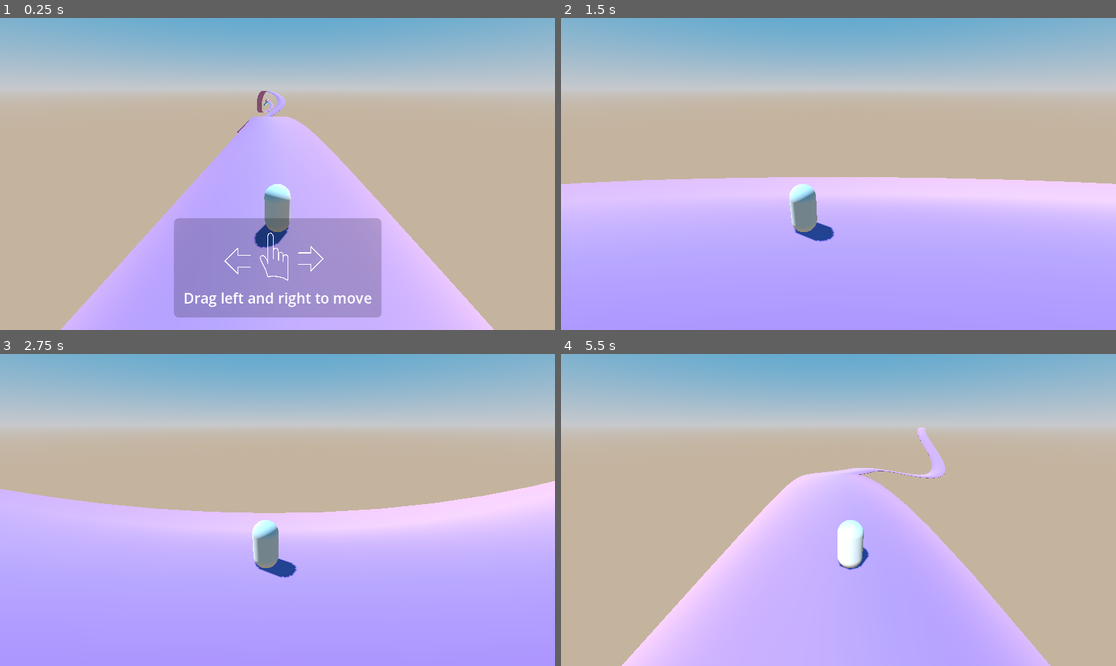
Above: before the commit, frames 1-4 (two rows, left to right).
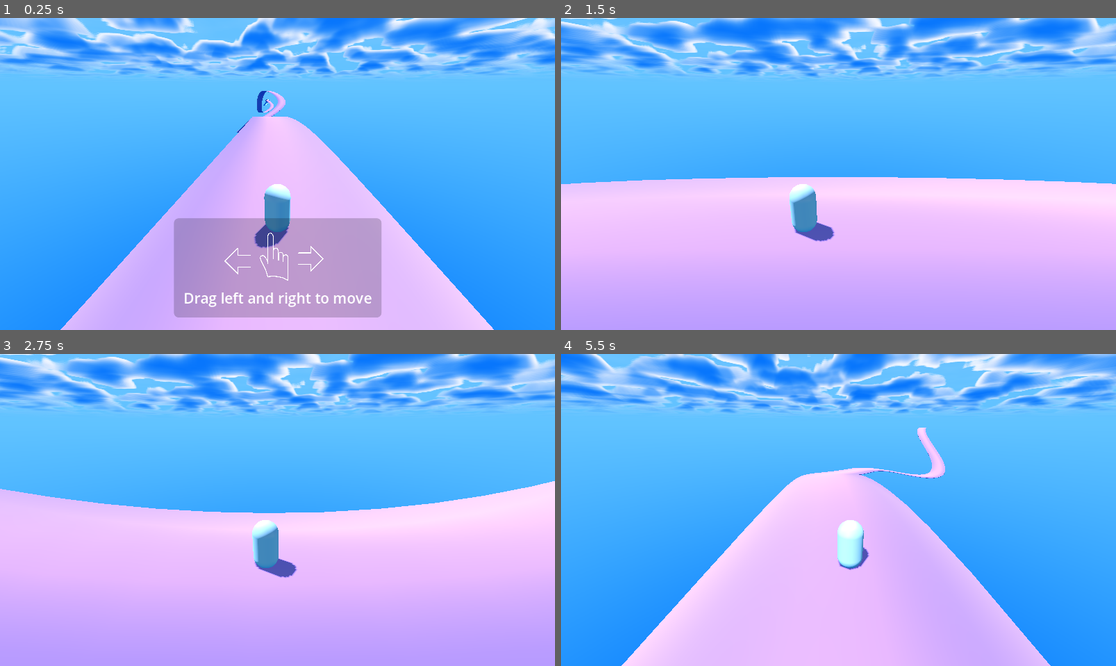
Above: after the commit, the same moments.

Repository: ludovancy/endless-roller
Game: Godot game, scene res://world.tscn
Same seed, same stepped clock (60 frames per second), same inputs: the game is played once before the commit and once after it.
Inputs (mouse positions are in pixels of both pictures, inside the frame that each line leads up to):
- Up to frame 1 (0.25 s): no input
- Up to frame 2 (1.5 s): tap Enter at 0.5 s; move the mouse to (960, 158) at 0.52 s; hold Right (ui_right) 0.53-1.25 s; click (960, 158) at 0.67 s; tap Space at 1.25 s; drag from (727, 189) to (810, 236) at 1.27 s
- Up to frame 3 (2.75 s): move the mouse to (333, 441) at 2.02 s; hold Right (ui_right) from 2.03 s (still down)
- Up to frame 4 (5.5 s): release Right (ui_right) at 2.75 s; drag from (810, 572) to (672, 463) at 2.77 s; move the mouse to (1005, 556) at 3.52 s; hold Left (ui_left) 3.53-4.25 s; drag from (672, 463) to (755, 432) at 4.27 s; move the mouse to (866, 510) at 5.02 s; hold Down (ui_down) from 5.03 s (still down); click (866, 510) at 5.17 s

The runs differ from the first frame. In frame 1, 84% of the frame differs, in the area x 0-100%, y 0-100%; in frame 2, 82%; in frame 3, 79%; in frame 4, 87%.

Commit message:
Adjust and implement shader

Diff:
--- a/res/skyshader.gdshader
+++ b/res/skyshader.gdshader
@@ -1,5 +1,4 @@
 shader_type sky;
-render_mode use_half_res_pass;
 
 group_uniforms clouds;
 
@@ -46,10 +45,10 @@
 
 float rand(float n){return fract(sin(n) * 43758.5453123);}
 
-// Voronoi method credit:
-// The MIT License
-// Copyright © 2013 Inigo Quilez
-// https://www.shadertoy.com/view/ldl3Dl
+// // Voronoi method credit:
+// // The MIT License
+// // Copyright © 2013 Inigo Quilez
+// // https://www.shadertoy.com/view/ldl3Dl
 
 vec3 hash( vec3 x ){
 	x = vec3( dot(x,vec3(127.1,311.7, 74.7)),
@@ -91,8 +90,8 @@
 }
 
 float cloud_density(vec3 p, float progress){
-	float t_o = TIME * 0.001;
-	float t_o_small = TIME * -0.005;
+	float t_o = 0.0;
+	float t_o_small = 0.0;
 	float noise = texture(cloud_noise_sampler, p.xy * 4.0 + t_o_small).x * 0.1 + 0.9;
 	float clouds_shape = texture(cloud_shape_sampler, (p.xy + t_o) * clouds_scale).x;
 	float height_curve = texture(cloud_curves, vec2(progress, 0.0)).x;
@@ -132,42 +131,6 @@
 	return vec2(density, light / float(shadow_sample * clouds_samples));
 }
 
-vec3 random_direction(float seed){
-	float phi = rand(seed) * PI;
-	float costheta = rand(seed + 100.0) * 2.0 - 1.0;
-	float theta = acos(costheta);
-	return vec3( sin(theta) * cos(phi), (theta) * sin(phi), cos(theta) );
-}
-
-float get_shooting_star(vec3 eyedir){
-	float shooting_star = 0.0;
-	for(int i = 0; i < 4; i++){
-		float base_rand = rand(float(i));
-		float time = TIME + base_rand * 2.0;
-		float duration = 0.5 + base_rand;
-		float seed = floor(time / duration) * duration + base_rand;
-		float progress = mod(time, duration) / duration;
-		float rand_value = rand(seed + 100.0);
-		float rand_scale = base_rand * 10.0;
-		float a = rand_value * 0.8;
-		mat3 angle = mat3(vec3(cos(a), -sin(a), 0.0), vec3(sin(a), cos(a), 0.0), vec3(0.0, 0.0, 1.0));
-		vec3 shooting_dir = direction_to_matrix(random_direction(seed)) * angle * eyedir;
-		vec2 shooting_uv = ((shooting_dir.xy + vec2(0.0, progress * 0.4)) * (8.0 + rand_scale)) + vec2(0.5);
-
-		float shooting_mask = ceil(
-			clamp(shooting_uv.x * (1.0 - shooting_uv.x), 0.0, 1.0) *
-			clamp(shooting_uv.y * (1.0 - shooting_uv.y), 0.0, 1.0)
-			) * ceil(shooting_dir.z);
-
-		shooting_star = clamp(
-			shooting_star + texture(shooting_star_sampler, shooting_uv).x
-			* sin(progress * PI)
-			* shooting_mask * rand_value,
-		0.0, 1.0);
-	}
-	return clamp(shooting_star, 0.0, 1.0);
-}
-
 void sky() {
 
 	float horizon_mask = abs(EYEDIR.y);
@@ -187,19 +150,6 @@
 	vec3 sunset_color = sun_scatter * (1.0 - horizon_mask);
 	vec3 sky_color = clamp(sky_gradient + sunset_color, 0.0, 1.0);
 
-	// Stars
-
-	if(stars_intensity > 0.0){
-		vec2 stars = voronoi(EYEDIR * 25.0).xz;
-		sky_color += smoothstep(0.025 + ((1.0 + sin(TIME + stars.y)) / 2.0) * 0.05, 0.0, stars.x) * stars_intensity;
-	}
-
-	// Add shooting stars
-
-	if(shooting_stars_intensity > 0.0){
-		sky_color += get_shooting_star(EYEDIR) * shooting_stars_intensity * shooting_star_tint;
-	}
-
 	// Add astro
 
 	sky_color = mix(sky_color, astro_color.rgb * astro_intensity * astro_tint, astro_color.a * astro_mask * bottom_mask);
@@ -207,20 +157,18 @@
 	// Add high clouds
 
 	if(high_clouds_density > 0.0){
-		vec2 high_clouds_uv = (EYEDIR.xz / clamp(EYEDIR.y, 0.0, 1.0)) * 0.25 + TIME * 0.001;
+		vec2 high_clouds_uv = (EYEDIR.xz / clamp(EYEDIR.y, 0.0, 1.0)) * 0.25;
 		float high_clouds_mask = texture(high_clouds_sampler, high_clouds_uv).x;
 		sky_color = mix(sky_color, clouds_light_color, smoothstep(0.0, 1.0, high_clouds_mask) * horizon_mask * bottom_mask * high_clouds_density);
 	}
 
-	// clouds
-	if (AT_HALF_RES_PASS) {
-		vec3 clouds_direction = vec3(EYEDIR.xz / clamp(EYEDIR.y, 0.0, 1.0), 1.0);
-		vec2 clouds = EYEDIR.y > 0.0 ? cloud_ray_march(clouds_direction, LIGHT0_DIRECTION) : vec2(0.0);
+	// // clouds
+	vec3 clouds_direction = vec3(EYEDIR.xz / clamp(EYEDIR.y, 0.0, 1.0), 1.0);
+	vec2 clouds = EYEDIR.y > 0.0 ? cloud_ray_march(clouds_direction, LIGHT0_DIRECTION) : vec2(0.0);
 
-		COLOR = mix(bottom_color, clouds_light_color, exp(-clouds.y * clouds_shadow_intensity));
-		ALPHA = (1.0 - exp(-clouds.x * horizon_mask * bottom_mask * 10.0));
+	vec3 stuffs = mix(bottom_color, clouds_light_color, exp(-clouds.y * clouds_shadow_intensity));
 
-	}else{
-		COLOR.rgb = mix(sky_color, HALF_RES_COLOR.rgb, HALF_RES_COLOR.a);
-	}
+	float alphas = (1.0 - exp(-clouds.x * horizon_mask * bottom_mask * 10.0));
+	COLOR.rgb = mix(sky_color, stuffs, alphas);
+	ALPHA = alphas;
 }
--- a/world.tscn
+++ b/world.tscn
@@ -2,16 +2,11 @@
 
 [ext_resource type="PackedScene" uid="uid://c0r0yoc40yjw4" path="res://player.tscn" id="1_5rmnj"]
 [ext_resource type="Script" path="res://src/world.gd" id="1_dn3g7"]
+[ext_resource type="Material" uid="uid://c4wvwq6d5pd2c" path="res://res/day_sky.tres" id="2_he021"]
 [ext_resource type="PackedScene" uid="uid://ckx70j7rbmmvk" path="res://pause.tscn" id="3_hhmwm"]
 
-[sub_resource type="ProceduralSkyMaterial" id="ProceduralSkyMaterial_ilida"]
-sky_top_color = Color(0.160363, 0.473134, 0.688061, 1)
-sky_horizon_color = Color(0.64625, 0.65575, 0.67075, 1)
-ground_bottom_color = Color(0.633446, 0.565208, 0.486532, 1)
-ground_horizon_color = Color(0.64625, 0.65575, 0.67075, 1)
-
 [sub_resource type="Sky" id="Sky_ay0d2"]
-sky_material = SubResource("ProceduralSkyMaterial_ilida")
+sky_material = ExtResource("2_he021")
 
 [sub_resource type="Environment" id="Environment_kmf0a"]
 background_mode = 2
